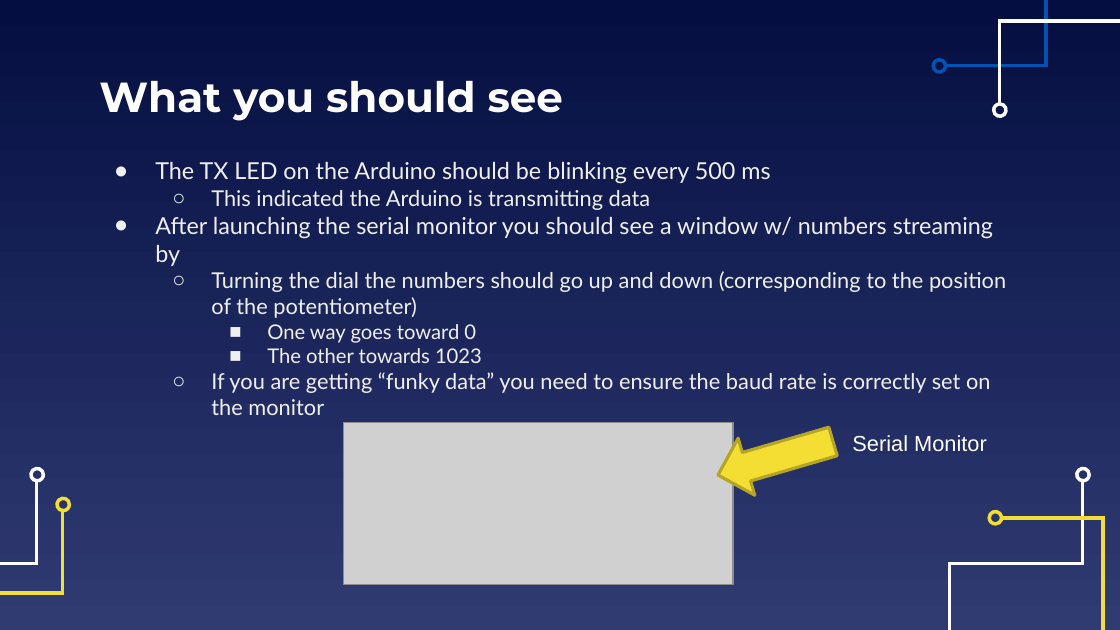
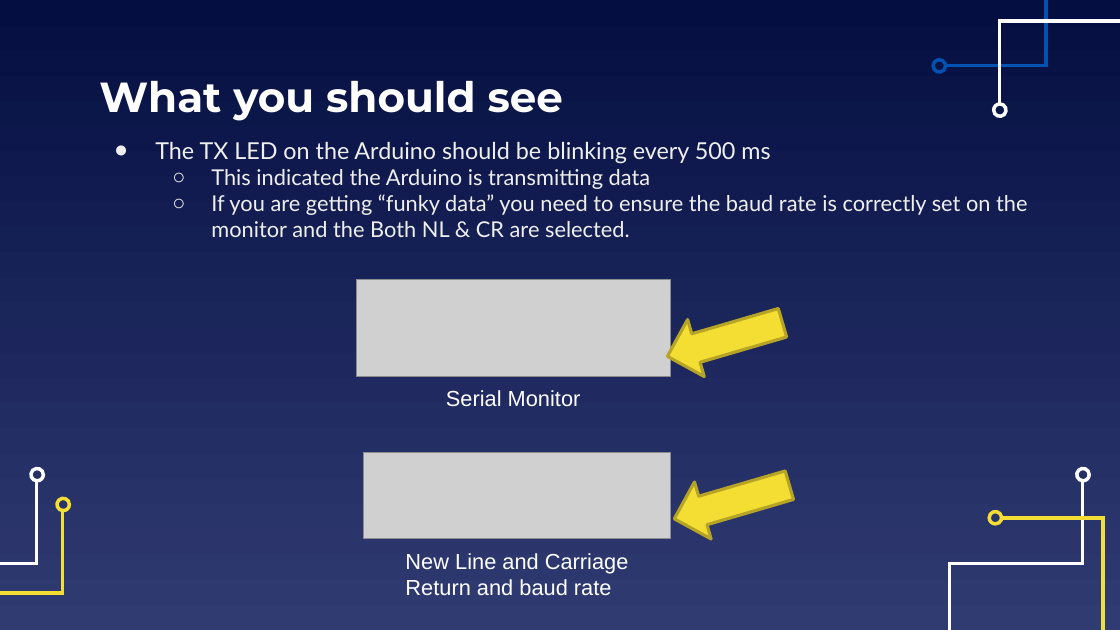
Before and after one commit to EELabMan/Arduino-2-Digital-Analog-Inputs, a slide deck: slide 26 of Arduino Workshop 2 Digital and Analog Inputs.pptx (slide 21 before the commit). Drawn at 1120x630 pixels with LibreOffice and Linux fonts; fonts in the diff are those of the drawing; grey boxes stand for pictures. Boxes give left, top, right and bottom in pixels: in the first picture for what was removed or moved away, otherwise in the second. Text is boxed around its words. In the diff, an @@ line names an element or a change of style, - is before the commit and + after.

```diff
--- a/Arduino Workshop 2 Digital and Analog Inputs.pptx
+++ b/Arduino Workshop 2 Digital and Analog Inputs.pptx
@@ text "The TX LED on the ..." moved from (x1=155, y1=162, x2=1006, y2=415) to (x1=155, y1=142, x2=1027, y2=237) @@
@@ text at (x1=211, y1=194, x2=1027, y2=237): text changed @@
-● After launching the serial monitor you should see a window w/ numbers streaming by
-  ○ Turning the dial the numbers should go up and down (corresponding to the position of the potentiometer)
-    ■ One way goes toward 0
-    ■ The other towards 1023
-  ○ If you are getting “funky data” you need to ensure the baud rate is correctly set on the monitor
+  ○ If you are getting “funky data” you need to ensure the baud rate is correctly set on the monitor and the Both NL & CR are selected.
@@ picture added at (x1=357, y1=280, x2=671, y2=376) @@
@@ left arrow moved from (x1=710, y1=413, x2=841, y2=504) to (x1=659, y1=295, x2=791, y2=385) @@
@@ text "Serial Monitor" moved from (x1=852, y1=435, x2=987, y2=452) to (x1=446, y1=390, x2=581, y2=407) @@
@@ picture removed at (x1=344, y1=422, x2=734, y2=585) @@
@@ picture added at (x1=364, y1=452, x2=671, y2=539) @@
@@ left arrow added at (x1=666, y1=457, x2=798, y2=548), fill #F5DE34, outline #B5A426 2 pt @@
@@ text added at (x1=405, y1=553, x2=629, y2=595), 14 pt, text #FFFFFF @@
+New Line and Carriage Return and baud rate
```
Also in this commit, not shown: 14 other slides changed, 15 slides added, 6 slides removed, 2 other files.
